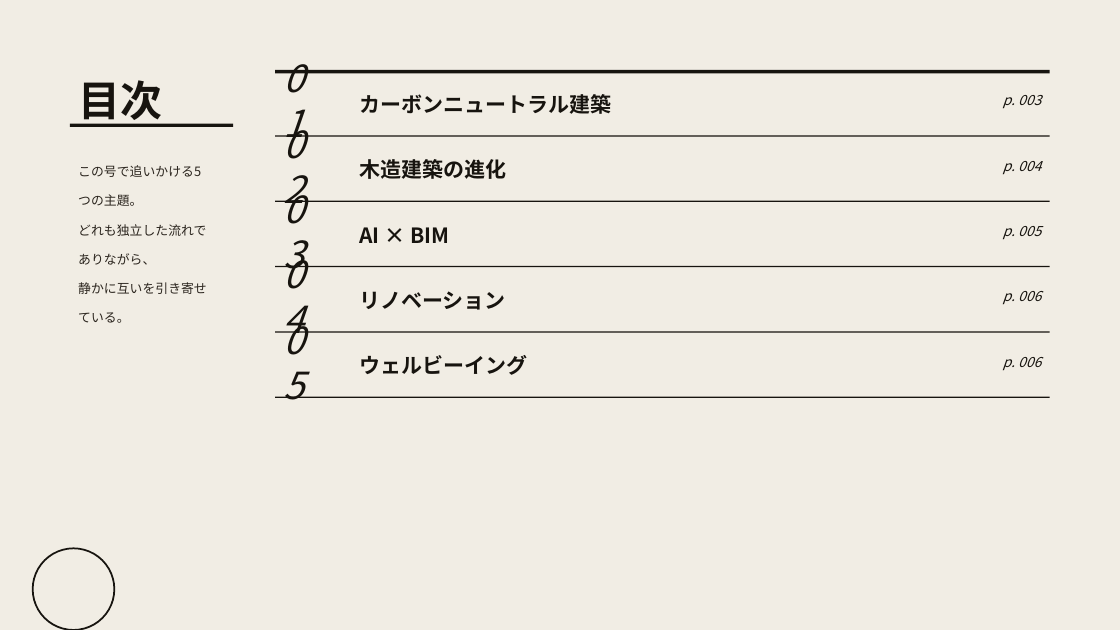
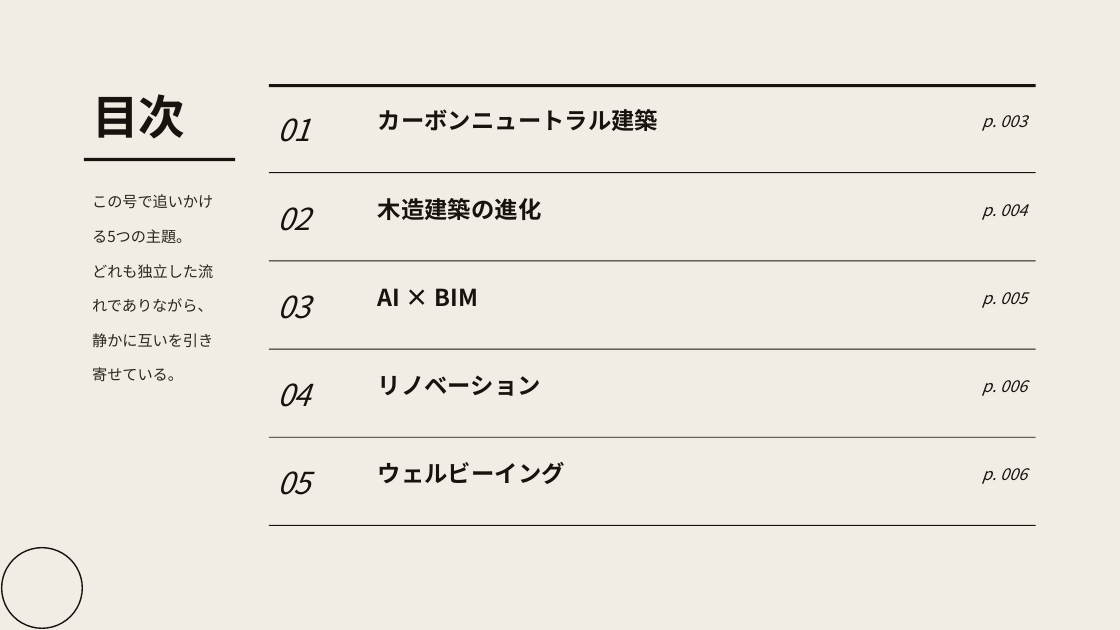
Before and after one commit to horihorihorihorichiz/-, a slide deck: slide 2 of slides/exports/architecture2026_text.pptx. Drawn at 1120x630 pixels with LibreOffice and Linux fonts; fonts in the diff are those of the drawing. Boxes give left, top, right and bottom in pixels: in the first picture for what was removed or moved away, otherwise in the second. Text is boxed around its words. In the diff, an @@ line names an element or a change of style, - is before the commit and + after.

```diff
--- a/slides/exports/architecture2026_text.pptx
+++ b/slides/exports/architecture2026_text.pptx
@@ text "目次": place and size @@
-text "目次" at (78,80,162,126)
+text "目次" at (92,94,185,139)
@@ text "目次" at (92,94,185,139): size 36 to 40 pt @@
@@ rectangle: place and size @@
-rectangle at (276,70,1050,73)
+rectangle at (269,84,1036,87)
@@ text "01": place and size @@
-text "01" at (276,77,332,124)
+text "01" at (277,118,311,142)
@@ text "カーボンニュートラル建築": place and size @@
-text "カーボンニュートラル建築" at (359,94,611,114)
+text "カーボンニュートラル建築" at (378,109,658,131)
@@ text "p. 003": place and size @@
-text "p. 003" at (1003,95,1041,109)
+text "p. 003" at (982,115,1027,131)
@@ text "この号で追いかける5つの主題。": place and size @@
-text "この号で追いかける5つの主題。" at (78,165,207,323)
+text "この号で追いかける5つの主題。" at (92,194,213,381)
@@ text "この号で追いかける5つの主題。" at (92,194,213,381): size 11 to 13 pt @@
@@ rectangle: place and size @@
-rectangle at (70,124,233,127)
+rectangle at (84,158,235,161)
@@ rectangle: place and size @@
-rectangle at (276,135,1050,136)
+rectangle at (269,172,1036,173)
@@ text "02": place and size @@
-text "02" at (276,142,332,189)
+text "02" at (277,207,311,231)
@@ text "木造建築の進化": place and size @@
-text "木造建築の進化" at (359,159,506,179)
+text "木造建築の進化" at (378,198,542,220)
@@ text "p. 004": place and size @@
-text "p. 004" at (1003,161,1041,175)
+text "p. 004" at (982,204,1027,220)
@@ rectangle: place and size @@
-rectangle at (276,201,1050,202)
+rectangle at (269,260,1036,261)
@@ text "03": place and size @@
-text "03" at (276,208,332,255)
+text "03" at (277,295,311,319)
@@ text "AI × BIM": place and size @@
-text "AI × BIM" at (359,227,449,243)
+text "AI × BIM" at (378,288,478,306)
@@ text "p. 005": place and size @@
-text "p. 005" at (1003,226,1041,240)
+text "p. 005" at (982,292,1027,308)
@@ text "04": place and size @@
-text "04" at (276,273,332,320)
+text "04" at (277,383,311,407)
@@ rectangle: place and size @@
-rectangle at (276,266,1050,267)
+rectangle at (269,349,1036,350)
@@ text "リノベーション": place and size @@
-text "リノベーション" at (359,291,506,310)
+text "リノベーション" at (378,375,541,396)
@@ text "p. 006": place and size @@
-text "p. 006" at (1003,291,1041,305)
+text "p. 006" at (982,380,1027,396)
@@ size 32 to 26 pt in 5 elements at (277,118,311,142), (277,207,311,231), (277,295,311,319), (277,383,311,407), (277,471,311,495) @@
@@ text "05": place and size @@
-text "05" at (276,339,332,386)
+text "05" at (277,471,311,495)
@@ rectangle: place and size @@
-rectangle at (276,331,1050,332)
+rectangle at (269,437,1036,438)
@@ size 18 to 20 pt in 5 elements at (378,109,658,131), (378,198,542,220), (378,288,478,306), (378,375,541,396), (378,462,565,484) @@
@@ text "ウェルビーイング": place and size @@
-text "ウェルビーイング" at (359,355,527,375)
+text "ウェルビーイング" at (378,462,565,484)
@@ size 12 to 14 pt; vertical alignment middle to top in 5 elements at (982,115,1027,131), (982,204,1027,220), (982,292,1027,308), (982,380,1027,396), (982,468,1027,484) @@
@@ text "p. 006": place and size @@
-text "p. 006" at (1003,357,1041,371)
+text "p. 006" at (982,468,1027,484)
@@ rectangle: place and size @@
-rectangle at (276,397,1050,397)
+rectangle at (269,525,1036,526)
@@ ellipse: place and size @@
-ellipse at (33,549,114,630)
+ellipse at (2,548,82,628)
@@ ellipse at (2,548,82,628): outline #17140F 1.5 pt to #17140F 1.2 pt @@
```
Also in this commit, not shown: 6 other slides changed, 1 other file.
